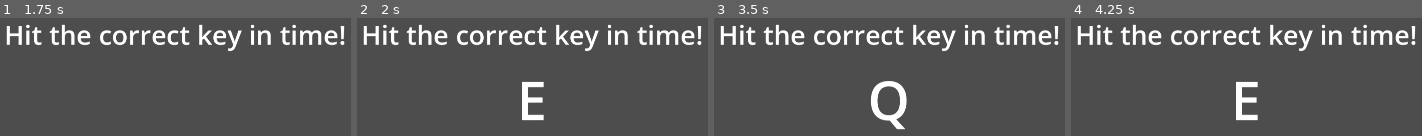
Above: before the commit, frames 1-4 (left to right).
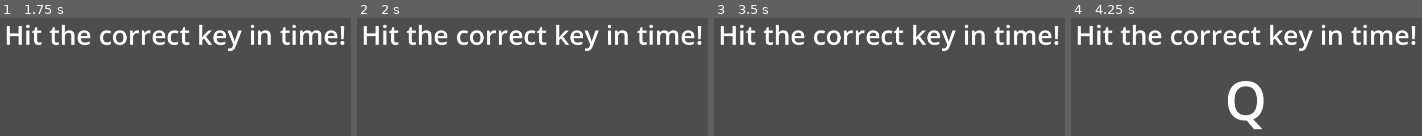
Above: after the commit, the same moments.

Repository: mntjams/game-jam-25-2
Game: Godot game, scene res://scenes/quicktime_event_minigame.tscn
Two runs of this game, one before a commit and one after it. Both use one fixed random seed, a clock stepped at 60 frames per second and the inputs below. This scene is started directly instead of the project's main scene.
Inputs (mouse positions are in pixels of both pictures, inside the frame that each line leads up to):
- Up to frame 1 (1.75 s): tap Enter at 0.5 s; move the mouse to (outside the picture) at 0.52 s; hold D 0.53-1.28 s; tap Q at 0.6 s; tap Space at 1.25 s; move the mouse to (outside the picture) at 1.27 s; hold S from 1.28 s (still down); tap E at 1.35 s
- Up to frame 2 (2 s): keep holding S
- Up to frame 3 (3.5 s): move the mouse to (outside the picture) at 2.02 s; release S at 2.03 s; hold D 2.03-2.78 s; tap Q at 2.1 s; tap Enter at 2.75 s; move the mouse to (outside the picture) at 2.77 s; hold W from 2.78 s (still down); tap E at 2.85 s
- Up to frame 4 (4.25 s): move the mouse to (outside the picture) at 3.52 s; release W at 3.53 s; hold A from 3.53 s (still down); tap Q at 3.6 s

Frame 1 is identical in both runs. In frame 2, 1.3% of the frame differs, in the area x 47-54%, y 54-88%; in frame 3, 1.8%; in frame 4, 2.0%, in the area x 44-55%, y 53-95%.

Commit message:
Add sounds for quicktime event

Diff:
--- a/scenes/quicktime_event_minigame.tscn
+++ b/scenes/quicktime_event_minigame.tscn
@@ -45,7 +45,6 @@
 one_shot = true
 
 [node name="TimeBetweenEvents" type="Timer" parent="."]
-wait_time = 0.5
 one_shot = true
 
 [connection signal="timeout" from="TimeToHitEvent" to="." method="_on_time_to_hit_event_timeout"]
--- a/scripts/quicktime_event_minigame.gd
+++ b/scripts/quicktime_event_minigame.gd
@@ -4,6 +4,9 @@
 @onready var time_to_hit_event: Timer = $TimeToHitEvent
 @onready var time_between_events: Timer = $TimeBetweenEvents
 @onready var label: Label = $LabelControl/Label
+
+var sound_effects: Array[AudioStreamMP3]
+var sound_path: String = "res://assets/sounds/sfx/quicktime-event-minigame/"
 
 var current_key: Key
 var current_letter: String = 'x'
@@ -21,15 +24,17 @@
 signal quicktime_event_finished
 
 func _ready() -> void:
+	sound_effects = load_sounds(sound_path)
+	print(sound_effects)
 	start_event()
 
 func _process(_delta: float) -> void:
 	if Input.is_key_pressed(current_key) and not key_already_pressed:
 		key_already_pressed = true
-		print("Correct key was pressed!")
+		play_random_sound()
 		successes_needed -= 1
+		print("Correct key was pressed! Need this many succ: " + str(successes_needed))
 		time_to_hit_event.stop()
-
 		if successes_needed == 0:
 			emit_signal("quicktime_event_finished")
 			print("quicktime event finished")
@@ -55,6 +60,46 @@
 	var key_and_char = key_map[randi() % key_map.size()]
 	return key_and_char
 
+func load_sounds(path: String) -> Array[AudioStreamMP3]:
+	var sfxs : Array[AudioStreamMP3] = []
+
+	var dir := DirAccess.open(path)
+
+	if dir == null:
+		push_error("Cannot open directory: " + path)
+		return sfxs
+
+	dir.list_dir_begin()
+
+	while true:
+		var file := dir.get_next()
+		if file == "":
+			break
+		if dir.current_is_dir():
+			continue
+
+		if file.ends_with("mp3"):
+			var stream := load(path + file)
+			if stream:
+				sfxs.append(stream)
+
+	dir.list_dir_end()
+	return sfxs
+
+func get_random_sound() -> AudioStreamMP3:
+	return sound_effects[randi() % sound_effects.size()]
+
+func play_random_sound() -> void:
+	var player := AudioStreamPlayer.new()
+	add_child(player)
+
+	player.stream = get_random_sound()
+	player.play()
+
+	player.finished.connect(func():
+		player.queue_free()
+	)
+
 func _on_time_to_hit_event_timeout() -> void:
 	print("Time to hit event timeout!")
 	label.visible = false
Not shown, added: assets/sounds/sfx/quicktime-event-minigame/awyeah-woman.mp3.import
Not shown, added: assets/sounds/sfx/quicktime-event-minigame/letsgo.mp3.import
Not shown, added: assets/sounds/sfx/quicktime-event-minigame/ohyeah-man.mp3.import
Not shown, added: assets/sounds/sfx/quicktime-event-minigame/ohyeah-woman.mp3.import
Not shown, added: assets/sounds/sfx/quicktime-event-minigame/whoo.mp3.import
Not shown: 1 places in scenes/quicktime_event_minigame.tscn that only renumber resources
Not shown, added: assets/sounds/sfx/quicktime-event-minigame/awyeah-woman.mp3
Not shown, added: assets/sounds/sfx/quicktime-event-minigame/letsgo.mp3
Not shown, added: assets/sounds/sfx/quicktime-event-minigame/ohyeah-man.mp3
Not shown, added: assets/sounds/sfx/quicktime-event-minigame/ohyeah-woman.mp3
Not shown, added: assets/sounds/sfx/quicktime-event-minigame/whoo.mp3
